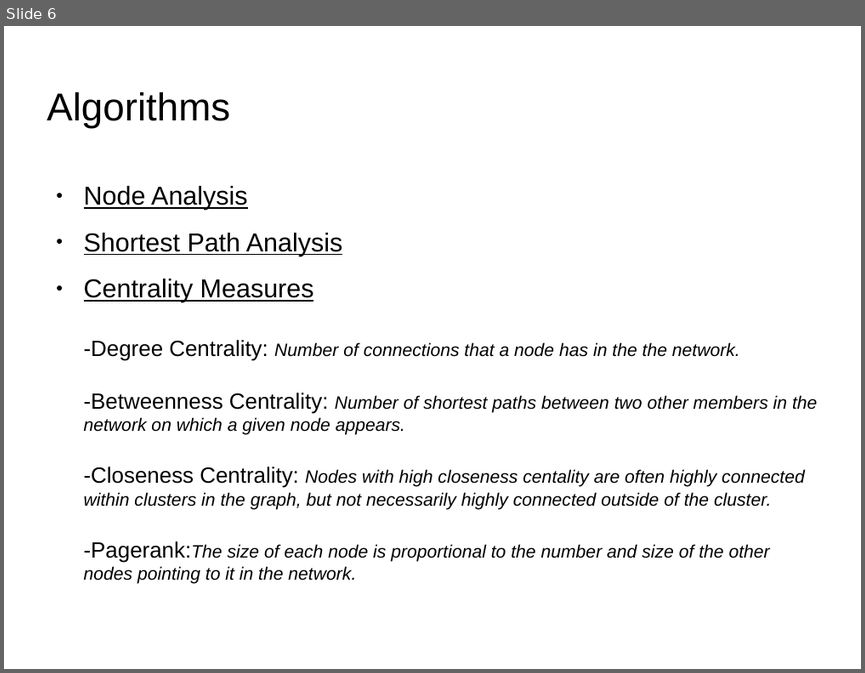
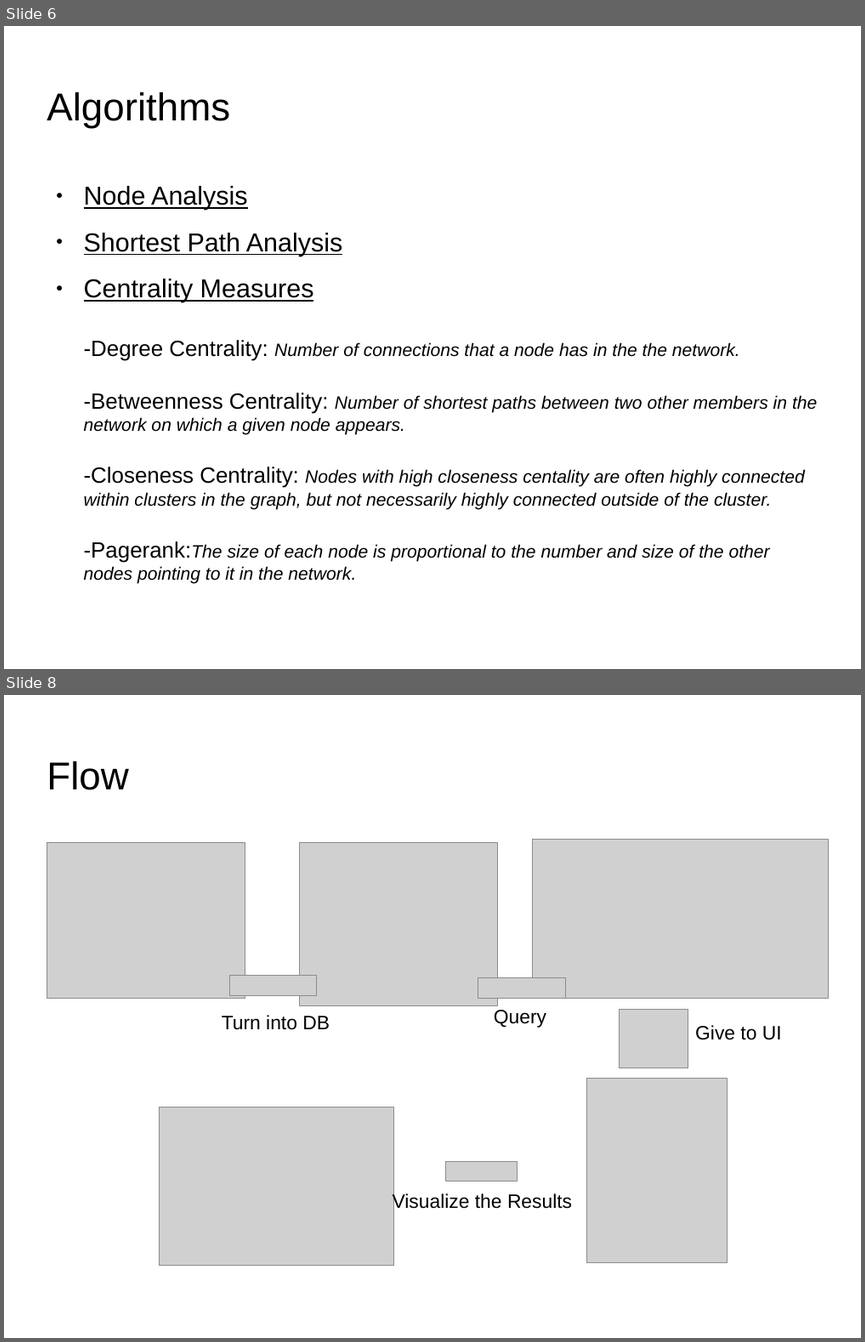
Before and after one commit to irombie/SocialBee, a slide deck: sunum.odp. Shown one above the other, each under a label of ours: slide 6 before the commit, slides 6 and 8 after it; the slides between them are not shown. The pictures are 865x673 and 865x1342 pixels, drawn with LibreOffice and Linux fonts; fonts in the diff are those of the drawing; grey boxes stand for pictures; background and template pictures are left out. Boxes give left, top, right and bottom in pixels: in the first picture for what was removed or moved away, otherwise in the second. Text is boxed around its words. In the diff, an @@ line names an element or a change of style, - is before the commit and + after.

```diff
--- a/sunum.odp
+++ b/sunum.odp
@@ slide 8 added at (4, 695, 861, 1338), background picture (left out) @@
@@ title added at (46, 761, 128, 790), 36 pt, text #000000 @@
+Flow
@@ picture added at (46, 843, 245, 998) @@
@@ picture added at (300, 843, 498, 1006) @@
@@ picture added at (533, 839, 828, 998) @@
@@ picture added at (229, 975, 317, 996) @@
@@ picture added at (478, 977, 565, 998) @@
@@ text added at (222, 1015, 330, 1030), 18 pt, text #000000 @@
+Turn into DB
@@ text added at (494, 1009, 546, 1027), 18 pt, text #000000 @@
+Query
@@ picture added at (619, 1009, 688, 1068) @@
@@ text added at (695, 1025, 782, 1040), 18 pt, text #000000 @@
+Give to UI
@@ picture added at (587, 1077, 727, 1263) @@
@@ picture added at (160, 1107, 393, 1265) @@
@@ picture added at (446, 1162, 517, 1181) @@
@@ text added at (392, 1192, 572, 1213), 18 pt, text #000000 @@
+Visualize the Results
```
Also in this commit, not shown: 3 slides changed.
